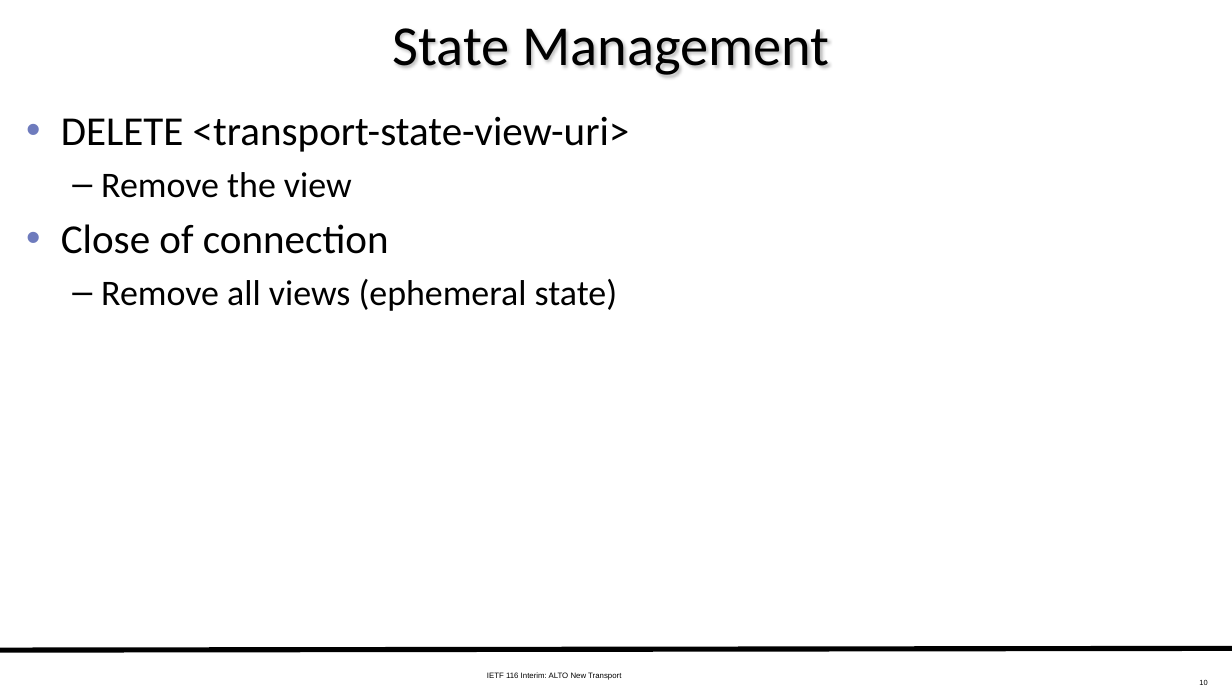
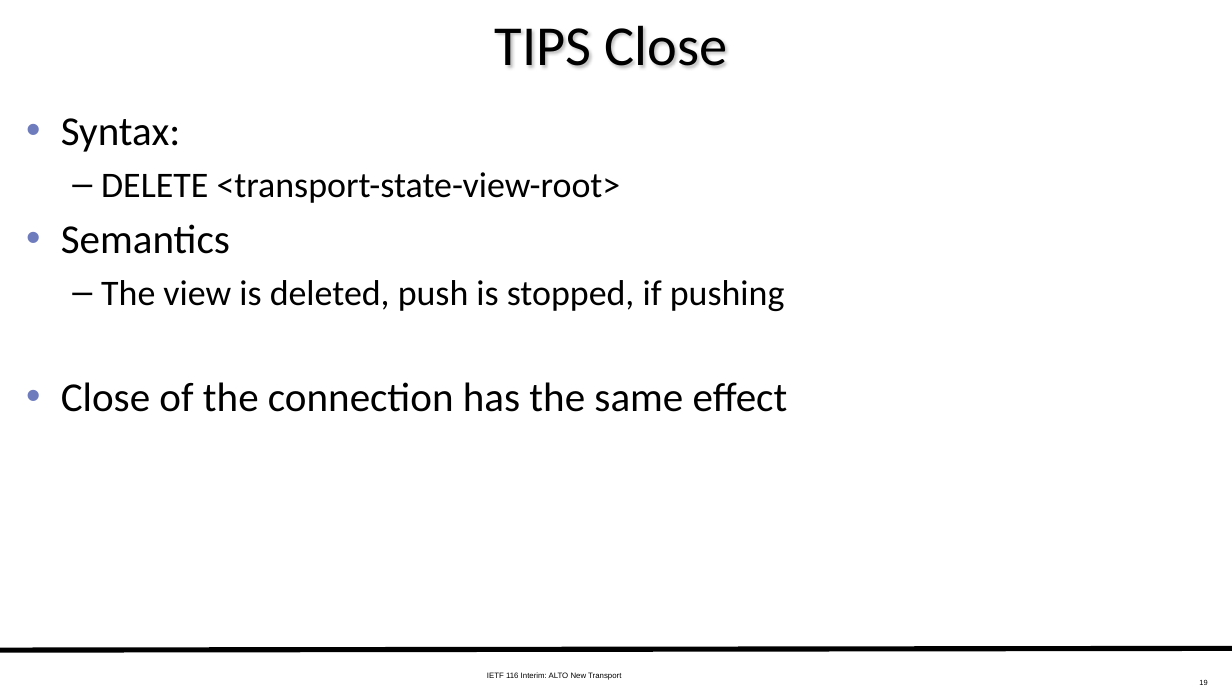
Before and after one commit to ietf-wg-alto/wg-materials, a slide deck: slide 19 of meetings-ietf/ietf-116-interim/slides-116-interim-alto-transport.pptx (slide 10 before the commit). Drawn at 1232x693 pixels with LibreOffice and Linux fonts; fonts in the diff are those of the drawing. Boxes give left, top, right and bottom in pixels: in the first picture for what was removed or moved away, otherwise in the second. Text is boxed around its words. In the diff, an @@ line names an element or a change of style, - is before the commit and + after.

```diff
--- a/meetings-ietf/ietf-116-interim/slides-116-interim-alto-transport.pptx
+++ b/meetings-ietf/ietf-116-interim/slides-116-interim-alto-transport.pptx
@@ title at [495,25,727,68]: text changed @@
-State Management
+TIPS Close
@@ text at [61,118,788,412]: text changed; size 32 to 28 pt @@
-• DELETE <transport-state-view-uri>
-  – Remove the view
-• Close of connection
-  – Remove all views (ephemeral state)
+• Syntax:
+  – DELETE <transport-state-view-root>
+• Semantics
+  – The view is deleted, push is stopped, if pushing
+• Close of the connection has the same effect
@@ page number at [1199,680,1207,685]: text changed @@
-10
+19
```
Also in this commit, not shown: 9 other slides changed, 26 slides added, 6 slides removed.
